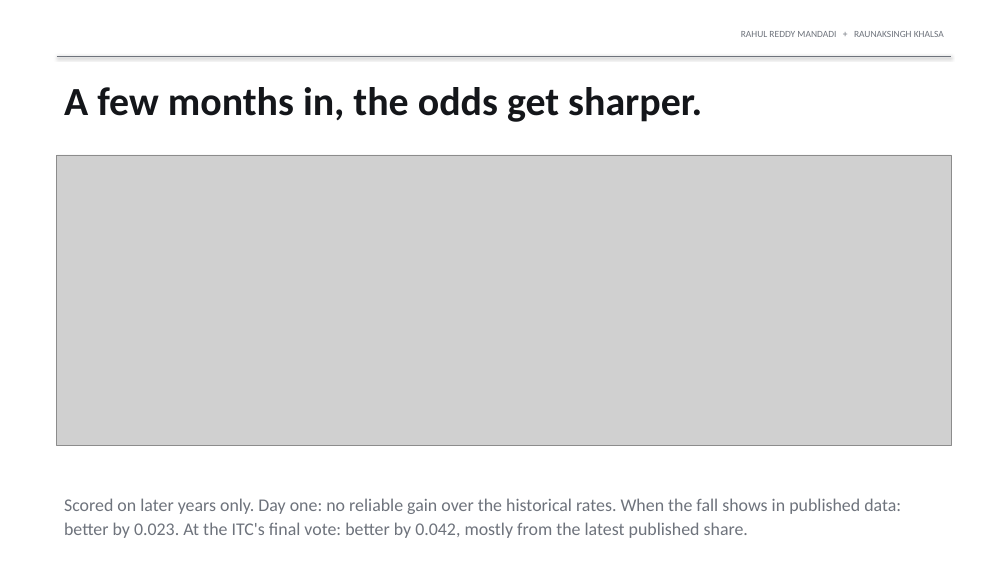
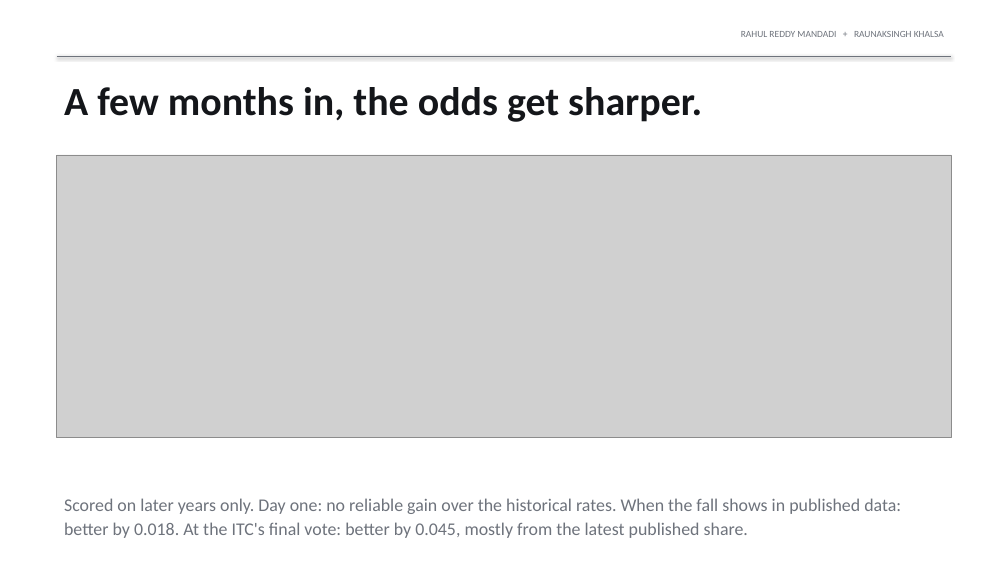
Before and after one commit to rahul-mandadi/tariff-rush, a slide deck: slide 10 of slides/Mandadi_Khalsa_Final_Presentation.pptx. Drawn at 1008x567 pixels with LibreOffice and Linux fonts; fonts in the diff are those of the drawing; grey boxes stand for pictures. Boxes give left, top, right and bottom in pixels: in the first picture for what was removed or moved away, otherwise in the second. Text is boxed around its words. In the diff, an @@ line names an element or a change of style, - is before the commit and + after.

Commit message:
Prediction tests on decision-time comparison panels; Table 3 shows scored cases; full definition of the 16 percent
Rivals in prediction panels are left out only for cases already started by the duty (build_decision_stacks.py); day-one, at-the-fall, ITC-vote, lookup and AD/CVD transfer inputs rebuilt, and every Section 301 transfer test uses the strict sample. Day one +0.005 (inside zero); at the fall +0.018, only +0.009 beyond day-one facts; at the ITC vote +0.045, AUC 0.81, +0.018 beyond the latest share. Table 3 gives eligible and scored cases. The 16 percent is products that fell, never came back and had no imports in months 13 to 18; 18.6 percent of all products had none then.

```diff
--- a/slides/Mandadi_Khalsa_Final_Presentation.pptx
+++ b/slides/Mandadi_Khalsa_Final_Presentation.pptx
@@ picture: place and size @@
-picture at (57, 155, 951, 445)
+picture at (57, 155, 951, 438)
@@ text at (64, 498, 901, 538): text changed @@
-Scored on later years only. Day one: no reliable gain over the historical rates. When the fall shows in published data: better by 0.023. At the ITC's final vote: better by 0.042, mostly from the latest published share.
+Scored on later years only. Day one: no reliable gain over the historical rates. When the fall shows in published data: better by 0.018. At the ITC's final vote: better by 0.045, mostly from the latest published share.
```
Also in this commit, not shown: 4 other slides changed, 34 other files.
